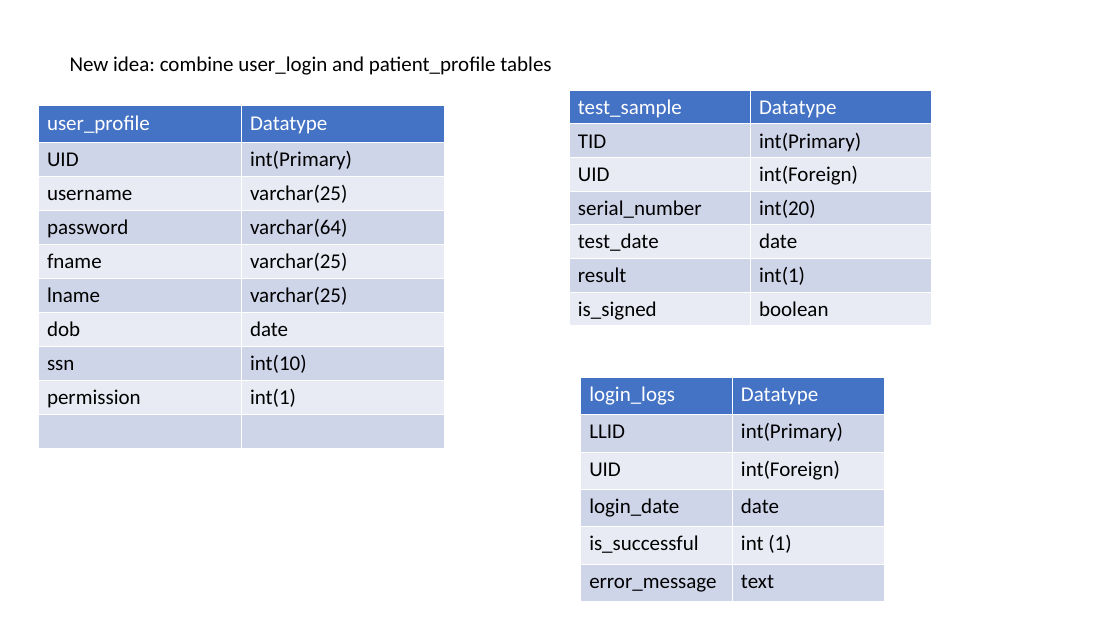
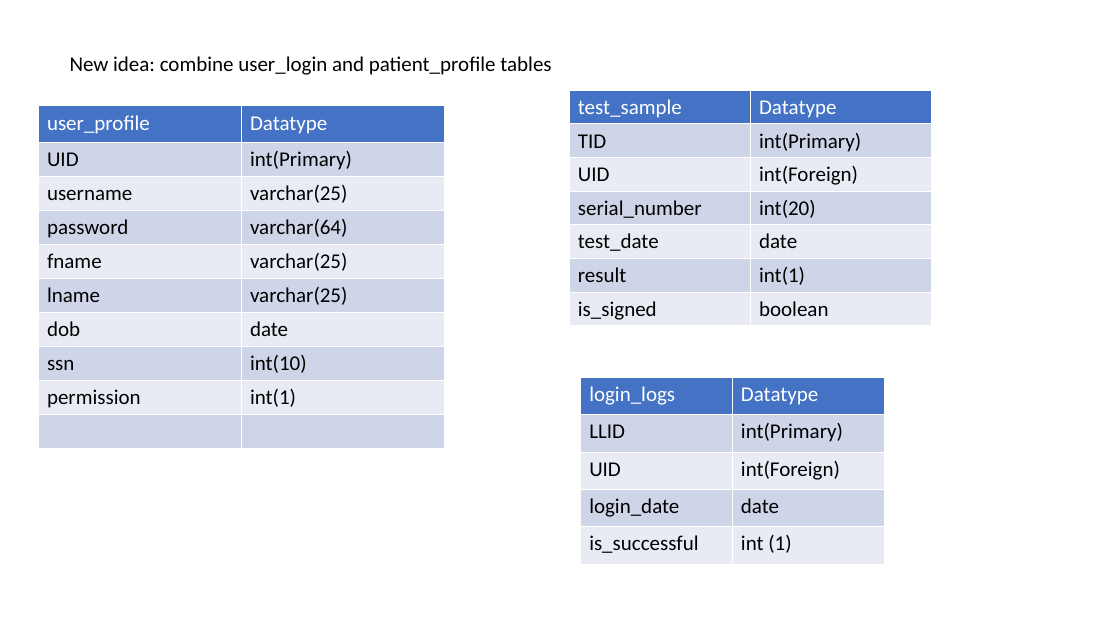
Before and after one commit to evanjam/CovidTestingSite, a slide deck: slide 1 of docs/Database/tables&forms.pptx. Drawn at 1120x630 pixels with LibreOffice and Linux fonts; fonts in the diff are those of the drawing. Boxes give left, top, right and bottom in pixels: in the first picture for what was removed or moved away, otherwise in the second. Text is boxed around its words. In the diff, an @@ line names an element or a change of style, - is before the commit and + after.

```diff
--- a/docs/Database/tables&forms.pptx
+++ b/docs/Database/tables&forms.pptx
@@ table at (x1=581, y1=377, x2=886, y2=564) @@
-row 6: error_message | text
```
Also in this commit, not shown: 2 other slides changed, 1 slide added, 7 other files.
